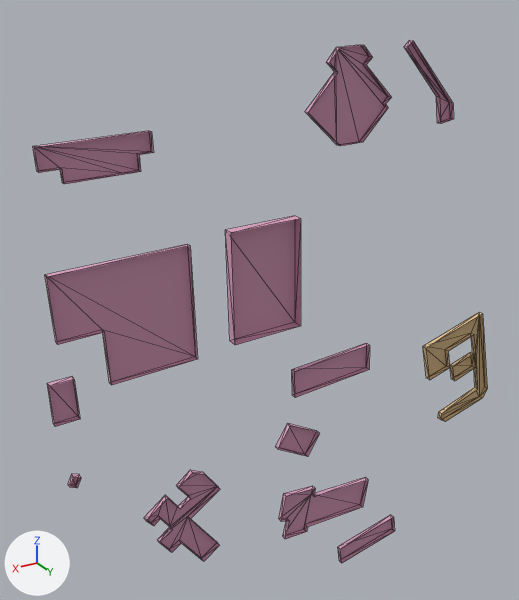
One commit to the OBJ model src/kickboard_sim/models/knu_campus/meshes/buildings_k22.obj: the scene before it, then after it.
The view is the same before and after, from a camera (50 mm lens) standing at (301.0, 336.0, 322.0) and looking at (79.0, -33.0, 138.0). Every picture has the same lights, and +X, +Y and +Z are marked at lower left. The picture after the commit comes second. Mesh edges are drawn as thin lines. Where no turn or scale is listed for an object, it has been applied to the vertices.

In view in the first picture: 'buildings_k22'.
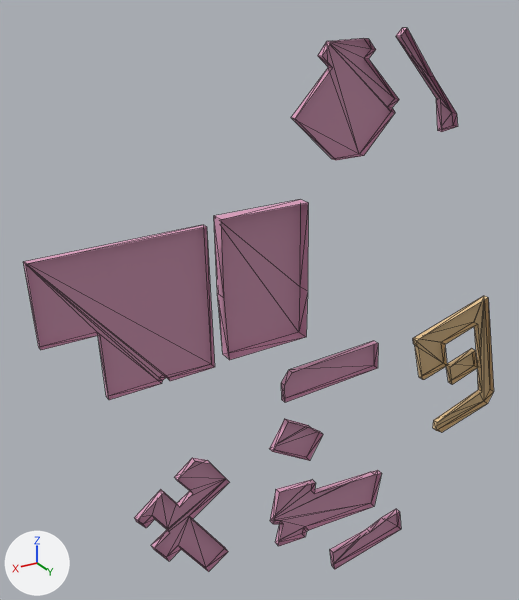
Changed parts and their boxes [x1, y1, x2, y2] in the pictures (519 x 600 px; the box of a moved part takes in the faces that stretch with it):
'buildings_k22', reshaped: before [33, 40, 487, 563]; after [23, 28, 494, 572]
part 1 of me_buildings_k22, moved or reshaped: before [144, 470, 220, 561]; after [134, 458, 229, 572]
part 2 of me_buildings_k22, moved or reshaped: before [450, 353, 475, 381]; after [446, 348, 478, 385]
part 3 of me_buildings_k22, rebuilt (26% wider, 25% taller): before [423, 312, 487, 421]; after [413, 296, 494, 432]
part 4 of me_buildings_k22, rebuilt (24% wider, 21% taller): before [305, 45, 392, 146]; after [291, 38, 399, 160]
part 5 of me_buildings_k22, rebuilt (25% wider, 24% taller): before [45, 244, 198, 385]; after [23, 225, 215, 400]
part 6 of me_buildings_k22, rebuilt (24% wider, 24% taller): before [404, 40, 454, 124]; after [396, 28, 458, 132]
part 7 of me_buildings_k22, rebuilt (26% wider, 12% taller): before [292, 343, 369, 398]; after [281, 341, 378, 403]
part 8 of me_buildings_k22, rebuilt (22% wider, 23% taller): before [276, 423, 320, 457]; after [269, 419, 323, 461]
part 9 of me_buildings_k22, rebuilt (23% wider, 24% taller): before [225, 216, 301, 345]; after [214, 200, 308, 360]
part 10 of me_buildings_k22, rebuilt (24% wider, 24% taller): before [338, 515, 395, 563]; after [330, 509, 401, 569]
part 11 of me_buildings_k22, deleted: before [33, 131, 154, 184]
part 12 of me_buildings_k22, deleted: before [68, 474, 81, 488]
part 13 of me_buildings_k22, deleted: before [47, 377, 80, 427]
part 14 of me_buildings_k22, moved or reshaped: before [279, 477, 368, 539]; after [270, 470, 382, 546]

What the commit changed:
me_buildings_k22 is used by ob_buildings_k22; location (0.0, 0.0, 0.0).
me_buildings_k22 had 202 vertices, 275 faces and spanned x -113.0..227.0, y -6.0..1.0, z -82.0..296.0.
me_buildings_k22 now has 210 vertices, 293 faces and spans x -121.0..230.0, y -8.0..1.0, z -85.0..303.0.
me_buildings_k22 part 1: the loose piece of 34 vertices spanning x 128.0..180.0, y -3.0..1.0, z -24.0..49.0 is scaled about its middle by (1.25, 1.24, 1.25), then moved by (0.0, 0.0, -1.0).
me_buildings_k22 part 2: the loose piece of 8 vertices spanning x -95.0..-71.0, y -3.0..1.0, z 49.0..67.0 is scaled about its middle by (1.25, 1.24, 1.25).
me_buildings_k22 part 3: the loose piece of 26 vertices spanning x -113.0..-41.0, y -3.0..1.0, z 14.0..100.0 is rebuilt with 36 vertices and now spans x -121.0..-31.0, y -4.0..1.0, z 5.0..112.0.
me_buildings_k22 part 4: the loose piece of 24 vertices spanning x 8.0..68.0, y -3.0..1.0, z 239.0..294.0 is rebuilt with 24 vertices and now spans x 2.0..76.0, y -4.0..1.0, z 231.0..298.0.
me_buildings_k22 part 5: the loose piece of 12 vertices spanning x 141.0..221.0, y -3.0..1.0, z 125.0..196.0 is rebuilt with 22 vertices and now spans x 130.0..230.0, y -4.0..1.0, z 116.0..205.0.
me_buildings_k22 part 6: the loose piece of 12 vertices spanning x -44.0..-1.0, y -3.0..1.0, z 245.0..296.0 is rebuilt with 14 vertices and now spans x -49.0..5.0, y -4.0..1.0, z 240.0..303.0.
me_buildings_k22 part 7: the loose piece of 8 vertices spanning x 11.0..73.0, y -3.0..1.0, z 79.0..102.0 is rebuilt with 10 vertices and now spans x 4.0..81.0, y -4.0..1.0, z 78.0..102.0.
me_buildings_k22 part 8: the loose piece of 8 vertices spanning x 51.0..85.0, y -3.0..1.0, z 29.0..59.0 is rebuilt with 12 vertices and now spans x 48.0..89.0, y -4.0..1.0, z 25.0..63.0.
me_buildings_k22 part 9: the loose piece of 8 vertices spanning x 69.0..118.0, y -6.0..1.0, z 129.0..200.0 is rebuilt with 12 vertices and now spans x 65.0..124.0, y -8.0..1.0, z 120.0..209.0.
me_buildings_k22 part 10: the loose piece of 8 vertices spanning x -27.0..28.0, y -3.0..0.0, z -82.0..-59.0 is rebuilt with 12 vertices and now spans x -33.0..34.0, y -4.0..0.0, z -85.0..-57.0.
me_buildings_k22 part 11: the loose piece of 18 vertices spanning x 161.0..219.0, y -3.0..1.0, z 238.0..258.0 is deleted.
me_buildings_k22 part 12: the loose piece of 8 vertices spanning x 216.0..223.0, y -3.0..1.0, z 66.0..74.0 is deleted.
me_buildings_k22 part 13: the loose piece of 8 vertices spanning x 213.0..227.0, y -3.0..1.0, z 109.0..134.0 is deleted.
Part 14, on me_buildings_k22:
19 vertices are removed from x 5.0..82.0, y -3.0..1.0, z -36.0..3.0.
28 faces are deleted.
15 vertices are added at x -8.0..88.0, y -4.0..1.0, z -41.0..8.0.
10 new vertices lie (0.0, 4.0, 0.0) away from vertices in x -8.0..88.0, y -4.0, z -41.0..-5.0.
26 new faces join them, mat_zone1 (pink #dda0bf).
11 new faces join them, mat_roof1 (pink #c28da8).
